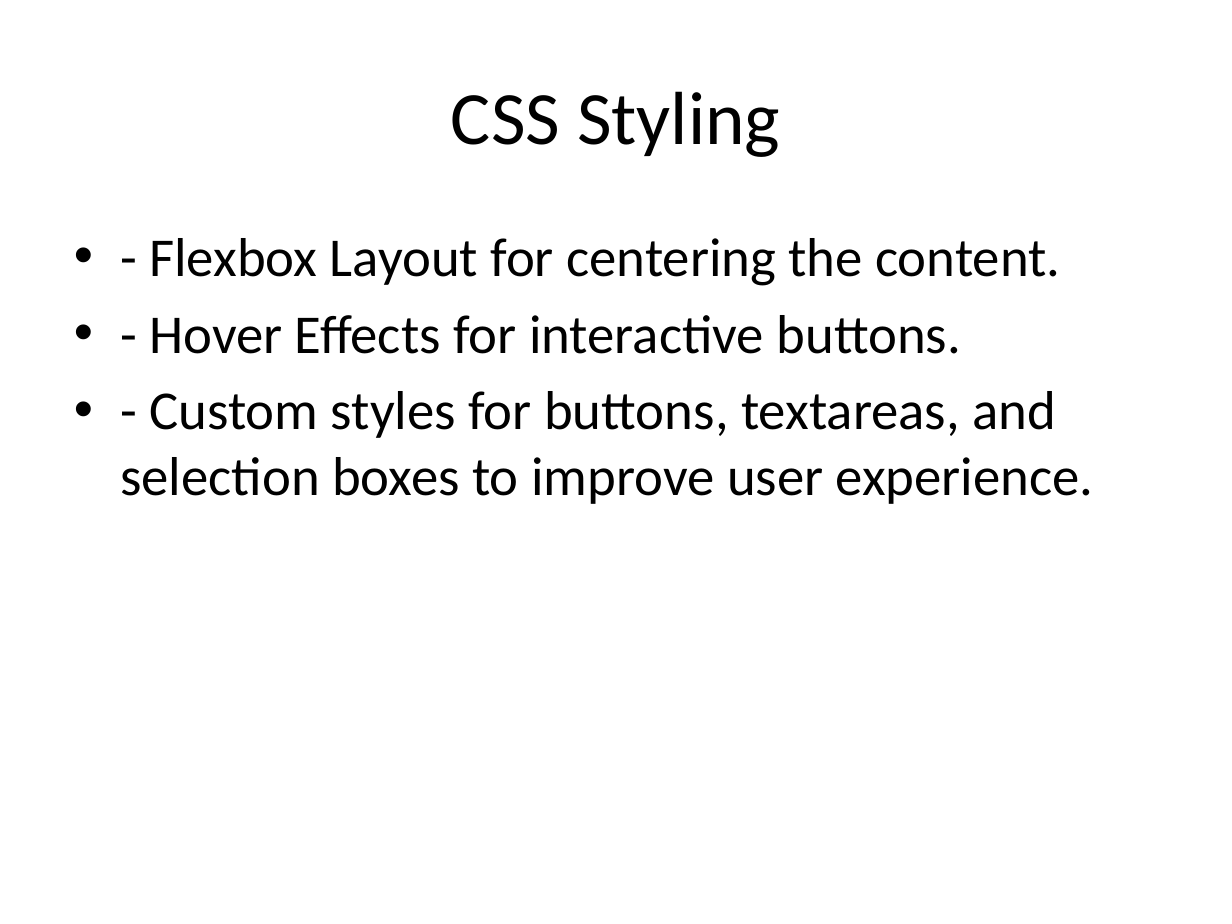
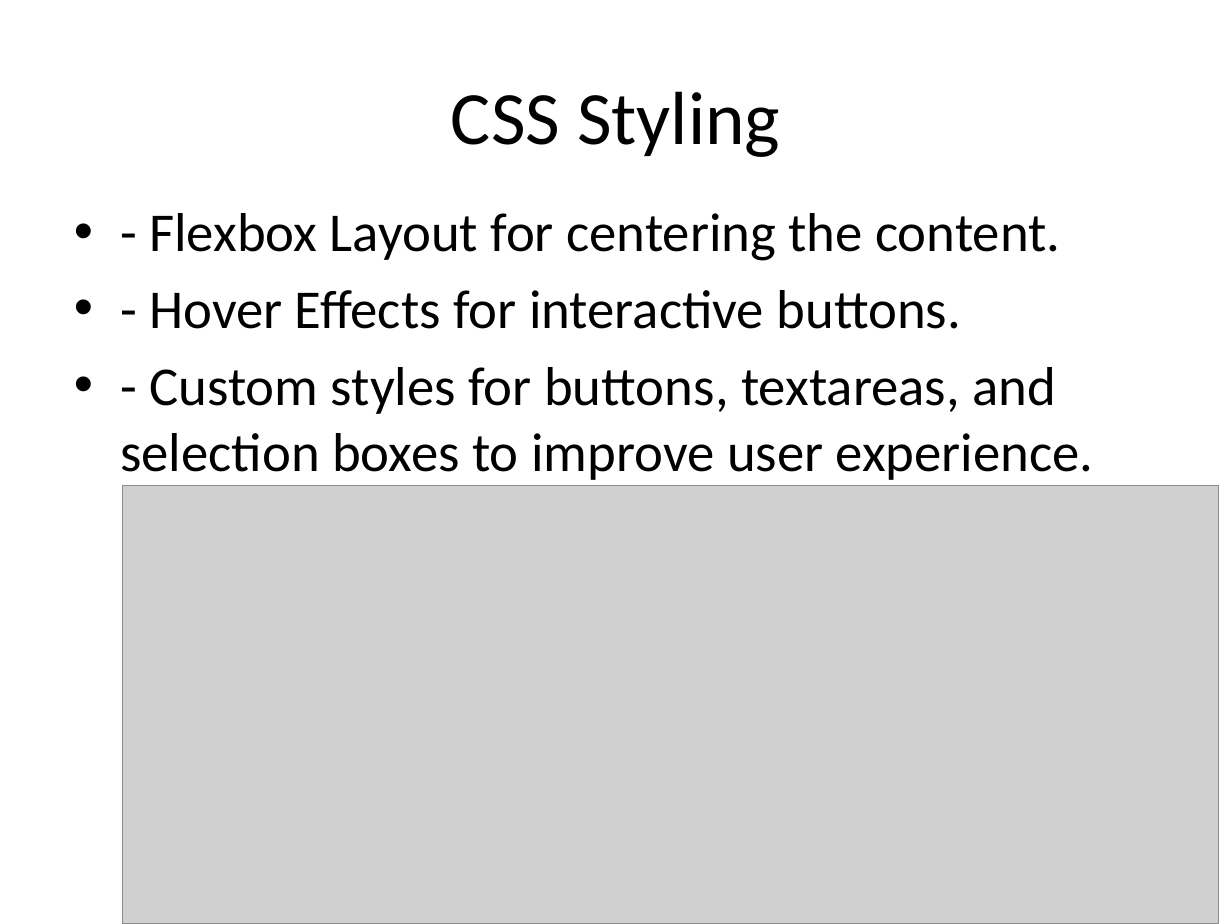
Before and after one commit to HimanshuBisht23L/Speech_TextConverter, a slide deck: slide 7 of PPTs/Text_to_Speech_Converter_Presentation.pptx (slide 6 before the commit). Drawn at 1232x924 pixels with LibreOffice and Linux fonts; fonts in the diff are those of the drawing; grey boxes stand for pictures. Boxes give left, top, right and bottom in pixels: in the first picture for what was removed or moved away, otherwise in the second. Text is boxed around its words. In the diff, an @@ line names an element or a change of style, - is before the commit and + after.

```diff
--- a/PPTs/Text_to_Speech_Converter_Presentation.pptx
+++ b/PPTs/Text_to_Speech_Converter_Presentation.pptx
@@ text "- Flexbox Layout for centering ..." moved from (x1=120, y1=238, x2=1094, y2=504) to (x1=120, y1=213, x2=1094, y2=480) @@
@@ picture added at (x1=122, y1=485, x2=1218, y2=924) @@
```
Also in this commit, not shown: 3 other slides changed, 1 slide added, 1 other file.
